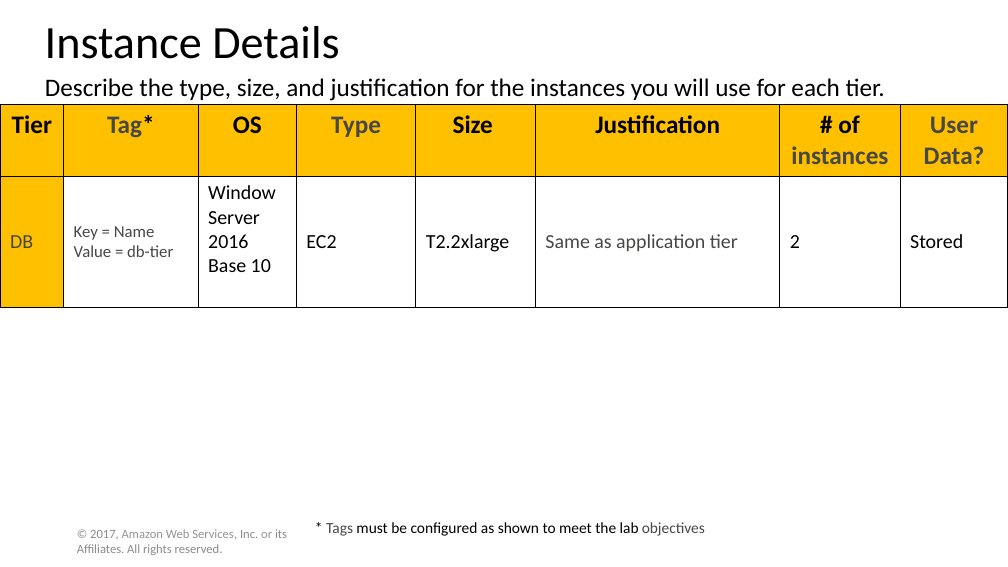
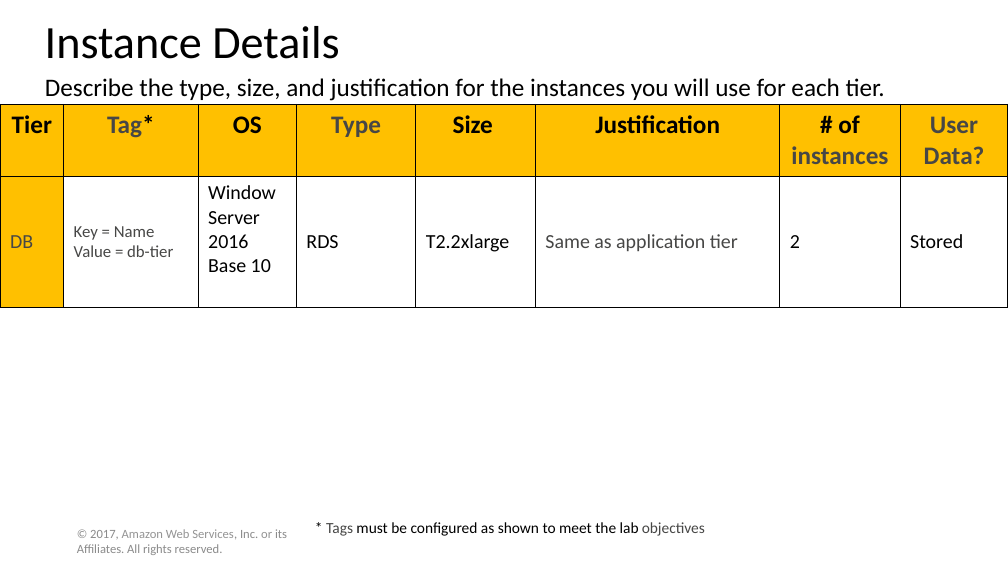
Before and after one commit to WilliamCareySemiColon/college_y3, a slide deck: slide 13 of Cloud_Computing/Labs/Assignment/part 1/Solution Template.pptx. Drawn at 1008x567 pixels with LibreOffice and Linux fonts; fonts in the diff are those of the drawing. Boxes give left, top, right and bottom in pixels: in the first picture for what was removed or moved away, otherwise in the second. Text is boxed around its words. In the diff, an @@ line names an element or a change of style, - is before the commit and + after.

```diff
--- a/Cloud_Computing/Labs/Assignment/part 1/Solution Template.pptx
+++ b/Cloud_Computing/Labs/Assignment/part 1/Solution Template.pptx
@@ table at bbox=[0, 104, 1008, 306] @@
-row 2, column 4: EC2
+row 2, column 4: RDS
```
Also in this commit, not shown: 1 other slide changed, 4 other files.
